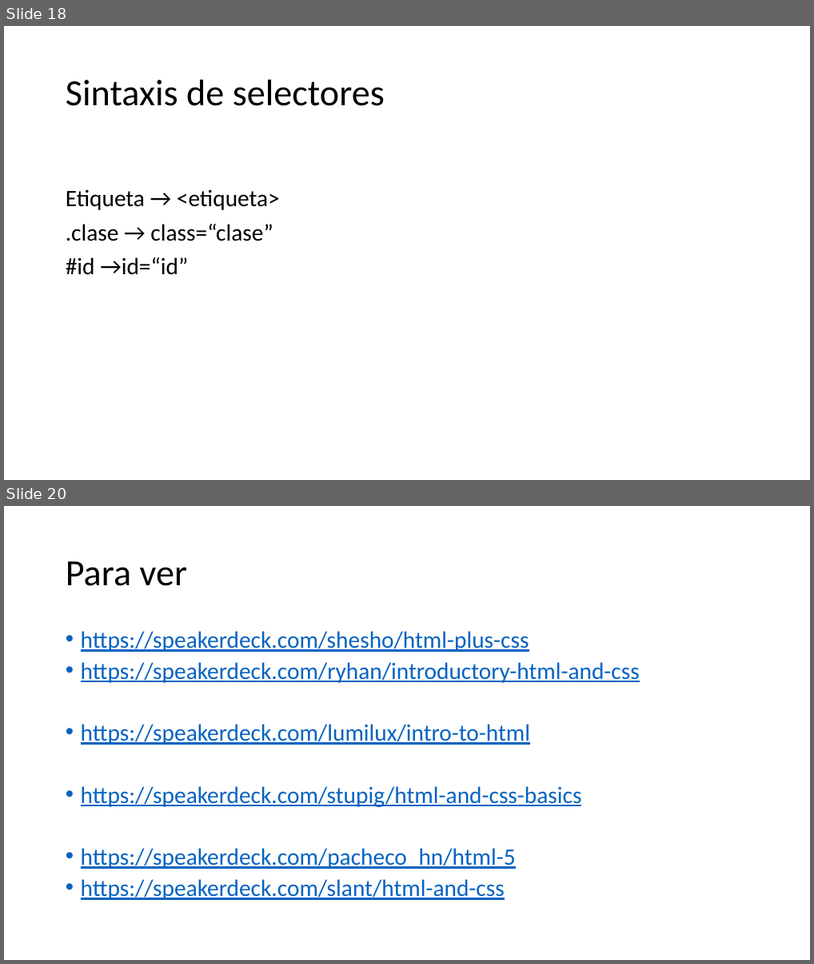
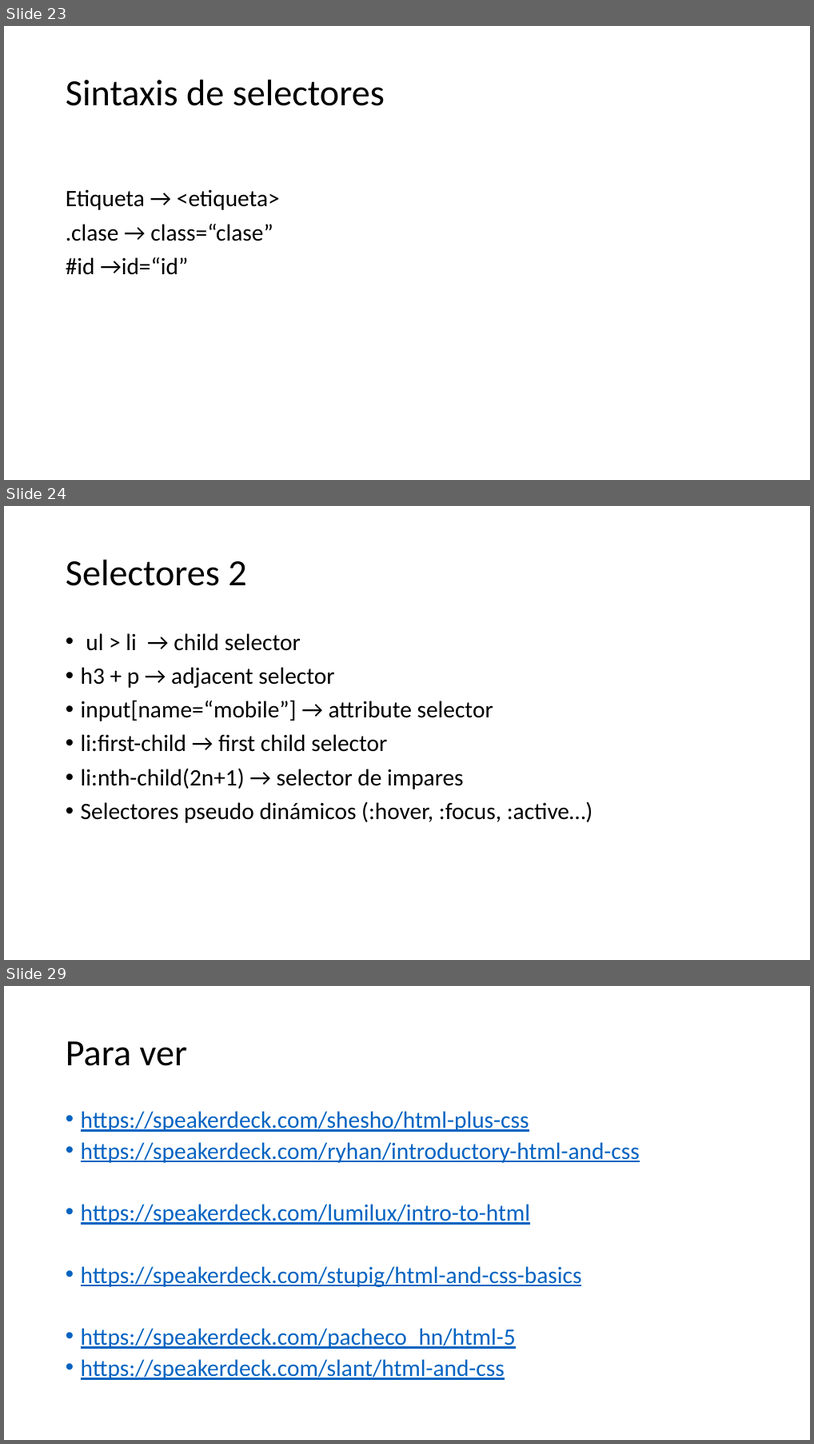
Before and after one commit to Nuevas-Tecnologias-FIUBA/Clase-HTML-CSS, a slide deck: Slides/Clase.pptx. Shown one above the other, each under a label of ours: slides 18 and 20 before the commit, slides 23, 24 and 29 after it; the slides between them are not shown. The pictures are 814x964 and 814x1444 pixels, drawn with LibreOffice and Linux fonts; fonts in the diff are those of the drawing. Boxes give left, top, right and bottom in pixels: in the first picture for what was removed or moved away, otherwise in the second. Text is boxed around its words. In the diff, an @@ line names an element or a change of style, - is before the commit and + after.

```diff
--- a/Slides/Clase.pptx
+++ b/Slides/Clase.pptx
@@ slide 24 added at [4, 506, 810, 960], background #FFFFFF @@
@@ title added at [66, 560, 246, 586], 44 pt, text #000000 @@
+Selectores 2
@@ text added at [81, 633, 593, 823], 28 pt, text #000000 @@
+• ul > li → child selector
+• h3 + p → adjacent selector
+• input[name=“mobile”] → attribute selector
+• li:first-child → first child selector
+• li:nth-child(2n+1) → selector de impares
+• Selectores pseudo dinámicos (:hover, :focus, :active…)
@@ what was slide 18 is now slide 23 @@
@@ what was slide 20 is now slide 29 @@
```
Also in this commit, not shown: 7 slides changed, 10 other slides added, 1 slide removed.
